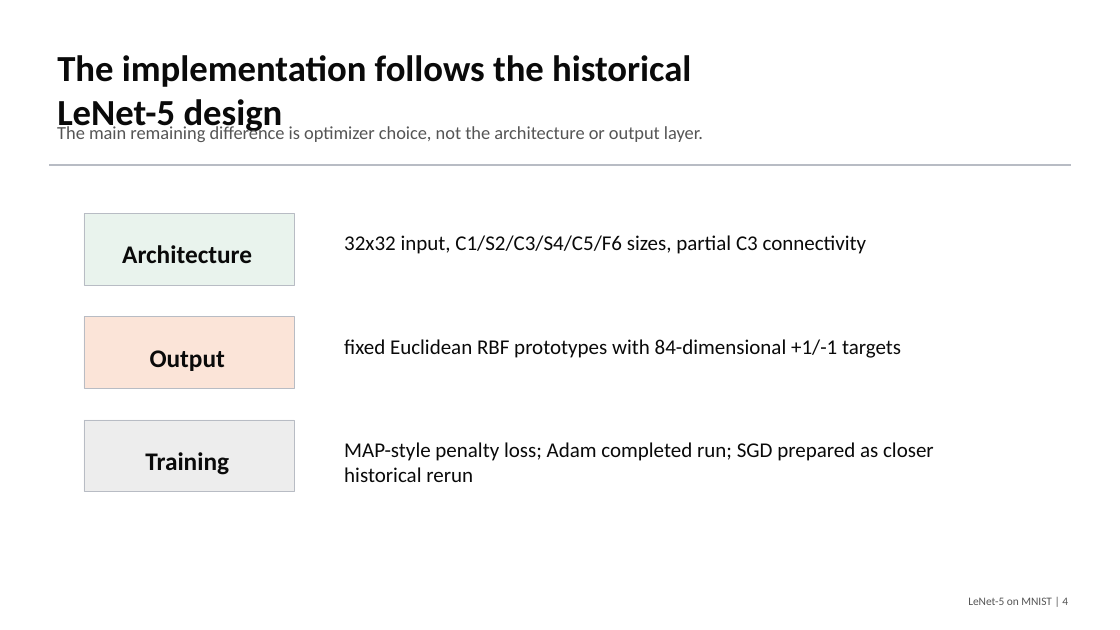
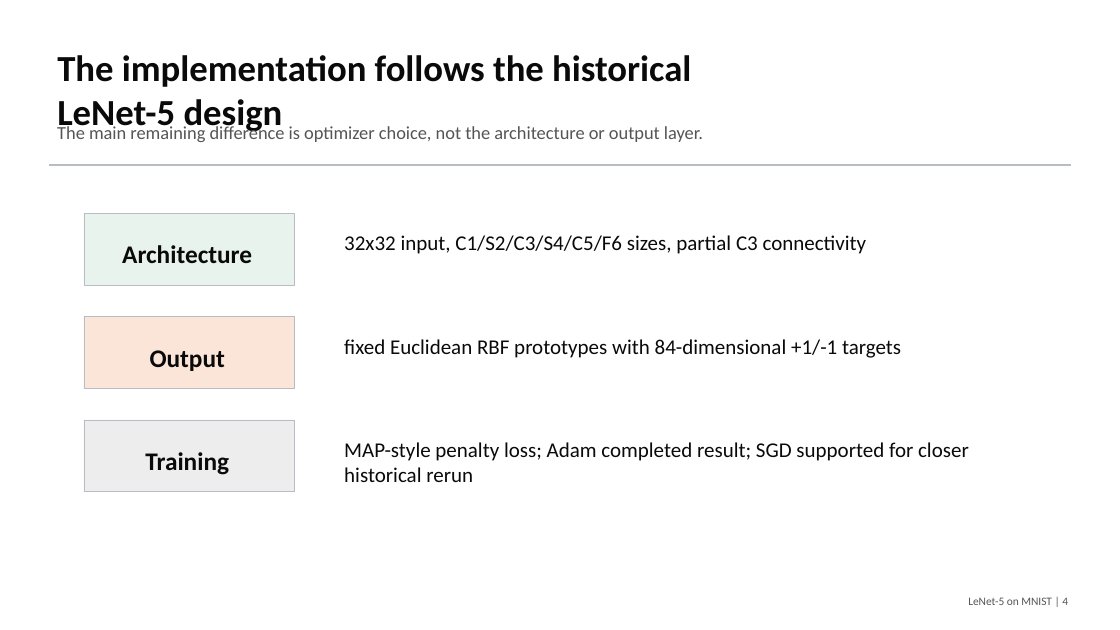
Before and after one commit to macbehnke/NN_funds_project, a slide deck: slide 4 of slides/LeNet5_MNIST_Final_Presentation.pptx. Drawn at 1120x630 pixels with LibreOffice and Linux fonts; fonts in the diff are those of the drawing. Boxes give left, top, right and bottom in pixels: in the first picture for what was removed or moved away, otherwise in the second. Text is boxed around its words. In the diff, an @@ line names an element or a change of style, - is before the commit and + after.

Commit message:
Clarify optimizer wording in presentation

```diff
--- a/slides/LeNet5_MNIST_Final_Presentation.pptx
+++ b/slides/LeNet5_MNIST_Final_Presentation.pptx
@@ text at [344, 442, 969, 482]: text changed @@
-MAP-style penalty loss; Adam completed run; SGD prepared as closer historical rerun
+MAP-style penalty loss; Adam completed result; SGD supported for closer historical rerun
```
Also in this commit, not shown: 2 other slides changed, 1 other file.
